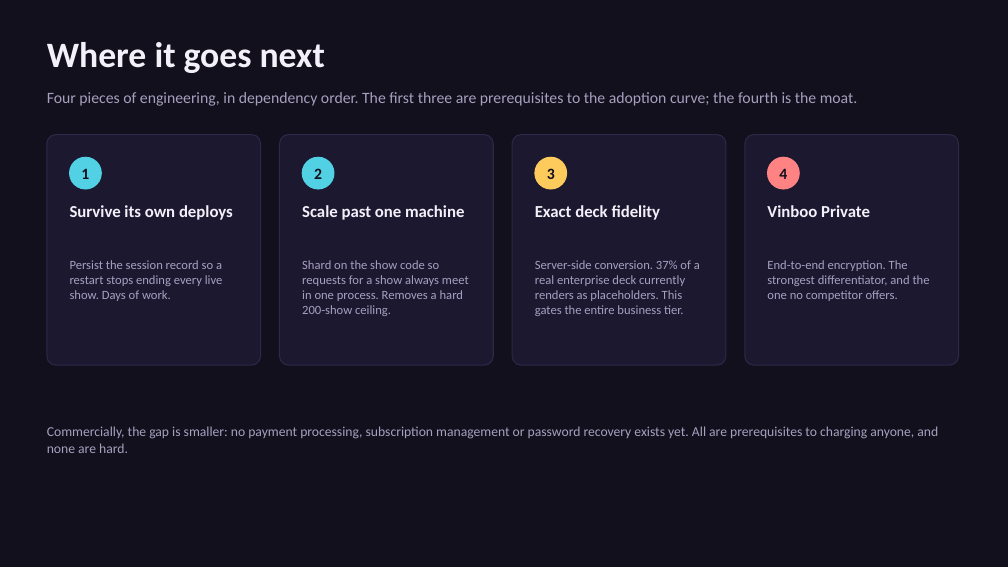
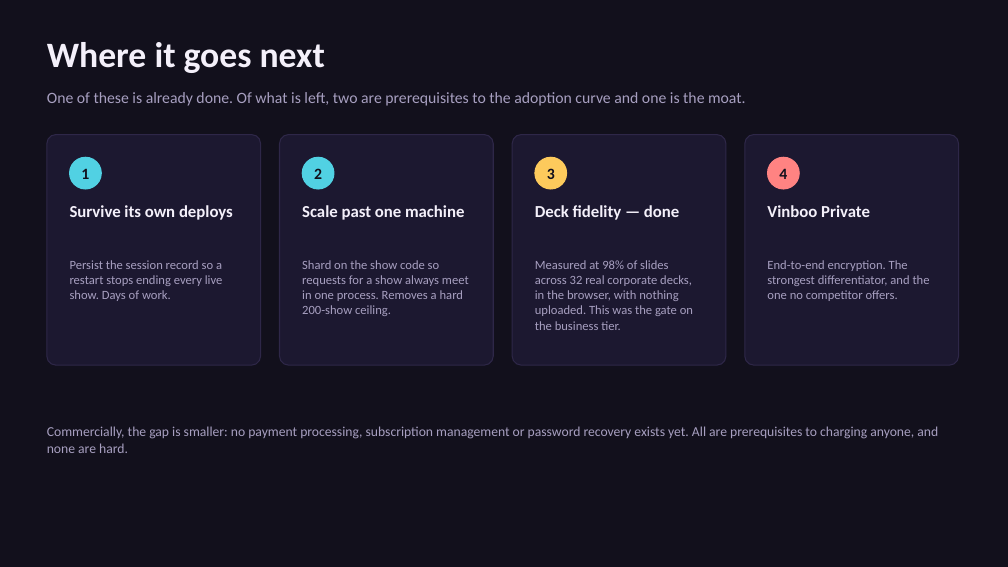
Before and after one commit to gvhc4j69nd-glitch/slideshow, a slide deck: slide 12 of docs/Vinboo-Investor-Deck.pptx. Drawn at 1008x567 pixels with LibreOffice and Linux fonts; fonts in the diff are those of the drawing. Boxes give left, top, right and bottom in pixels: in the first picture for what was removed or moved away, otherwise in the second. Text is boxed around its words. In the diff, an @@ line names an element or a change of style, - is before the commit and + after.

```diff
--- a/docs/Vinboo-Investor-Deck.pptx
+++ b/docs/Vinboo-Investor-Deck.pptx
@@ text at (47,92,746,106): text changed @@
-Four pieces of engineering, in dependency order. The first three are prerequisites to the adoption curve; the fourth is the moat.
+One of these is already done. Of what is left, two are prerequisites to the adoption curve and one is the moat.
@@ text at (535,205,679,220): text changed @@
-Exact deck fidelity
+Deck fidelity — done
@@ text at (535,260,693,330): text changed @@
-Server-side conversion. 37% of a real enterprise deck currently renders as placeholders. This gates the entire business tier.
+Measured at 98% of slides across 32 real corporate decks, in the browser, with nothing uploaded. This was the gate on the business tier.
```
Also in this commit, not shown: 4 other slides changed, 7 other files.
